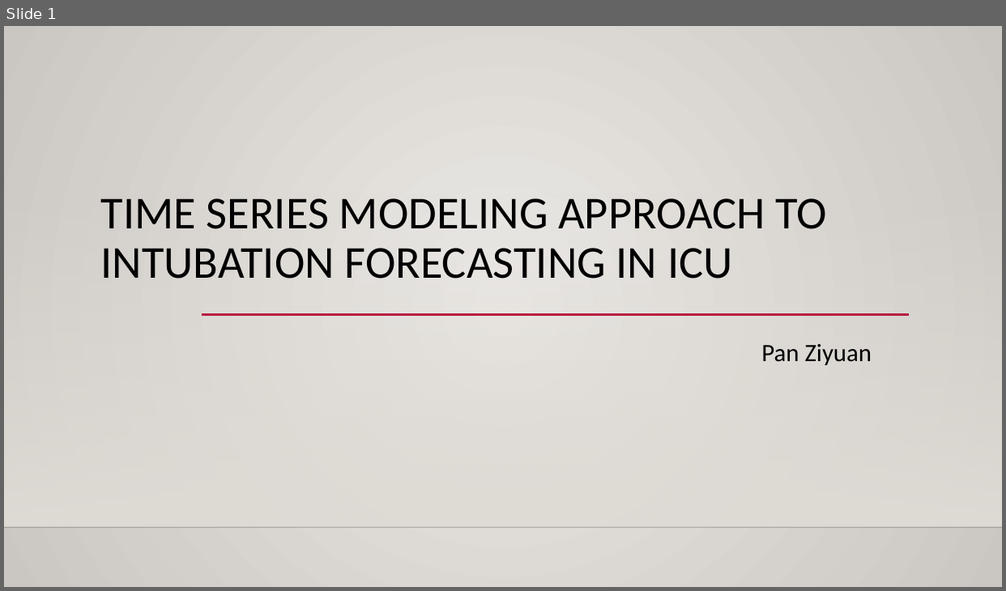
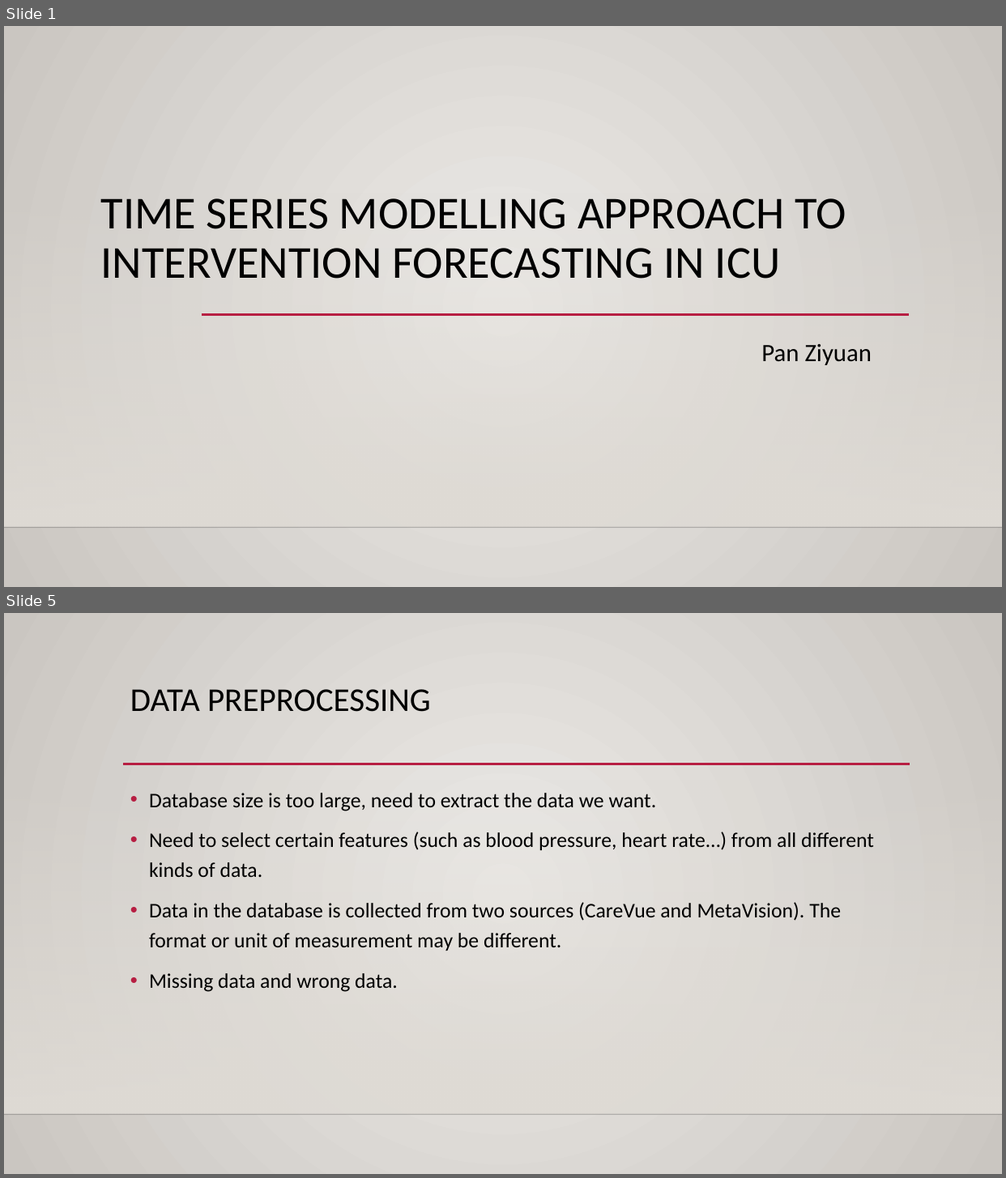
Before and after one commit to MaxPoon/Evidence-Based-Lab-Test-Critical-Value-Discovery-for-ICU-Patients, a slide deck: presentation/Progress_Report_2017_11_6.pptx. Shown one above the other, each under a label of ours: slide 1 before the commit, slides 1 and 5 after it; the slides between them are not shown. The pictures are 1006x591 and 1006x1178 pixels, drawn with LibreOffice and Linux fonts; fonts in the diff are those of the drawing; background and template pictures are left out. Boxes give left, top, right and bottom in pixels: in the first picture for what was removed or moved away, otherwise in the second. Text is boxed around its words. In the diff, an @@ line names an element or a change of style, - is before the commit and + after.

```diff
--- a/presentation/Progress_Report_2017_11_6.pptx
+++ b/presentation/Progress_Report_2017_11_6.pptx
@@ slide 5 added at bbox=[4, 613, 1002, 1174], background gradient #ECEAE7 to #CAC7C1; not listed: 2 template elements that a slide beside it also shows @@
@@ title added at bbox=[130, 689, 431, 712], 32 pt, text #000000 @@
+DATA PREPROCESSING
@@ line added from (123, 764) to (910, 764), #B71E42 2.5 pt @@
@@ text added at bbox=[149, 793, 874, 992], 20 pt, text #000000 @@
+• Database size is too large, need to extract the data we want.
+• Need to select certain features (such as blood pressure, heart rate…) from all different kinds of data.
+• Data in the database is collected from two sources (CareVue and MetaVision). The format or unit of measurement may be different.
+• Missing data and wrong data.
@@ slide 1 changed as well @@
@@ title at bbox=[101, 199, 846, 279]: text changed @@
-TIME SERIES MODELING APPROACH TO INTUBATION FORECASTING IN ICU
+TIME SERIES MODELLING APPROACH TO INTERVENTION FORECASTING IN ICU
```
Also in this commit, not shown: 12 other slides added.
